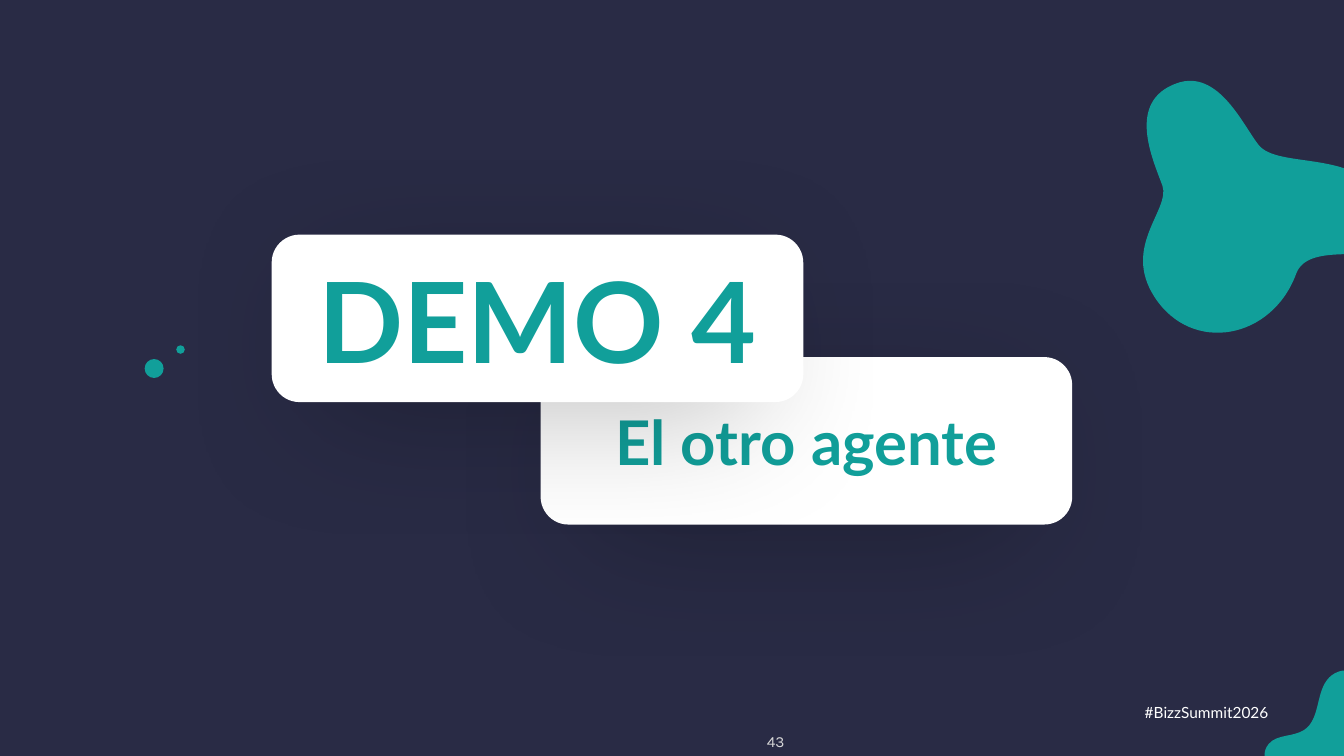
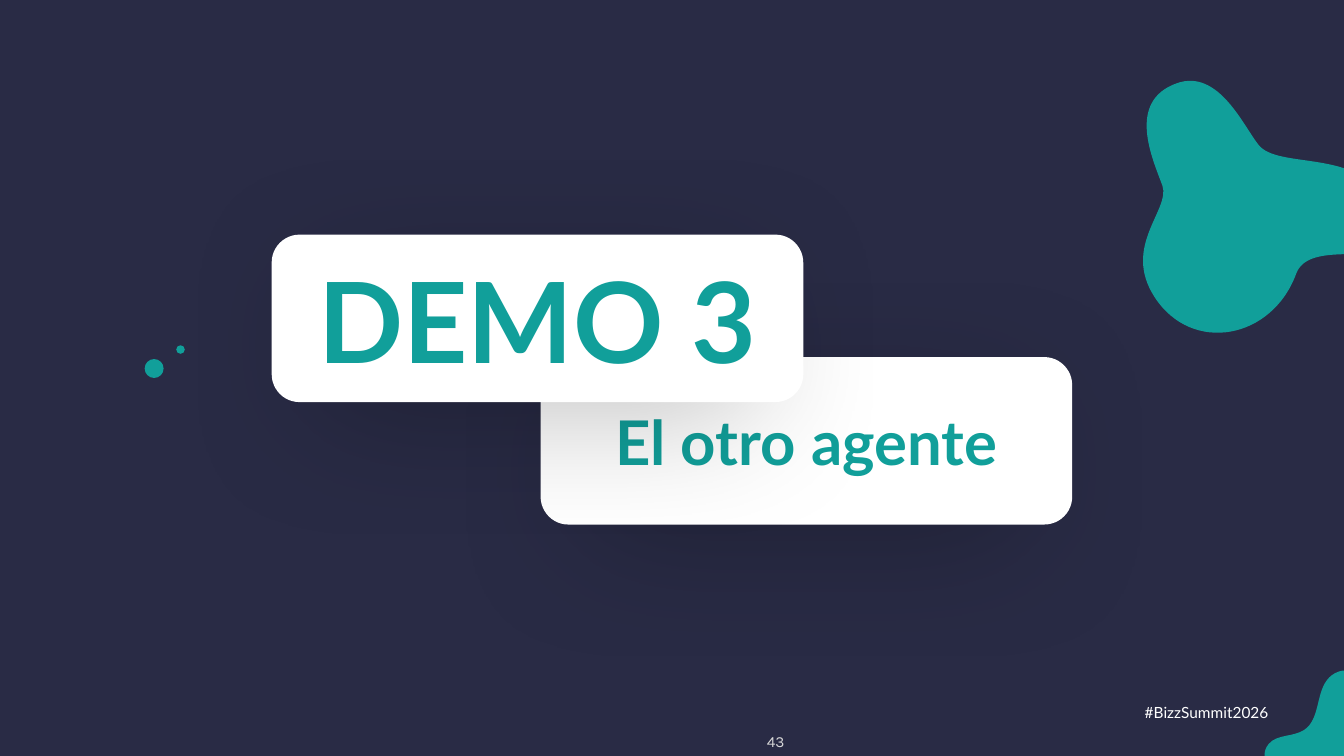
Before and after one commit to antoniosql/materiales-sesiones, a slide deck: slide 43 of BizzSummit/2026/01_trabajo/BizzSummit2026_De_la_jungla_al_control_plane.pptx. Drawn at 1344x756 pixels with LibreOffice and Linux fonts; fonts in the diff are those of the drawing; background and template pictures are left out. Boxes give left, top, right and bottom in pixels: in the first picture for what was removed or moved away, otherwise in the second. Text is boxed around its words. In the diff, an @@ line names an element or a change of style, - is before the commit and + after.

```diff
--- a/BizzSummit/2026/01_trabajo/BizzSummit2026_De_la_jungla_al_control_plane.pptx
+++ b/BizzSummit/2026/01_trabajo/BizzSummit2026_De_la_jungla_al_control_plane.pptx
@@ text at bbox=[318, 281, 756, 364]: text changed @@
-DEMO 4
+DEMO 3
```
Also in this commit, not shown: 3 other slides changed, 7 other files.
